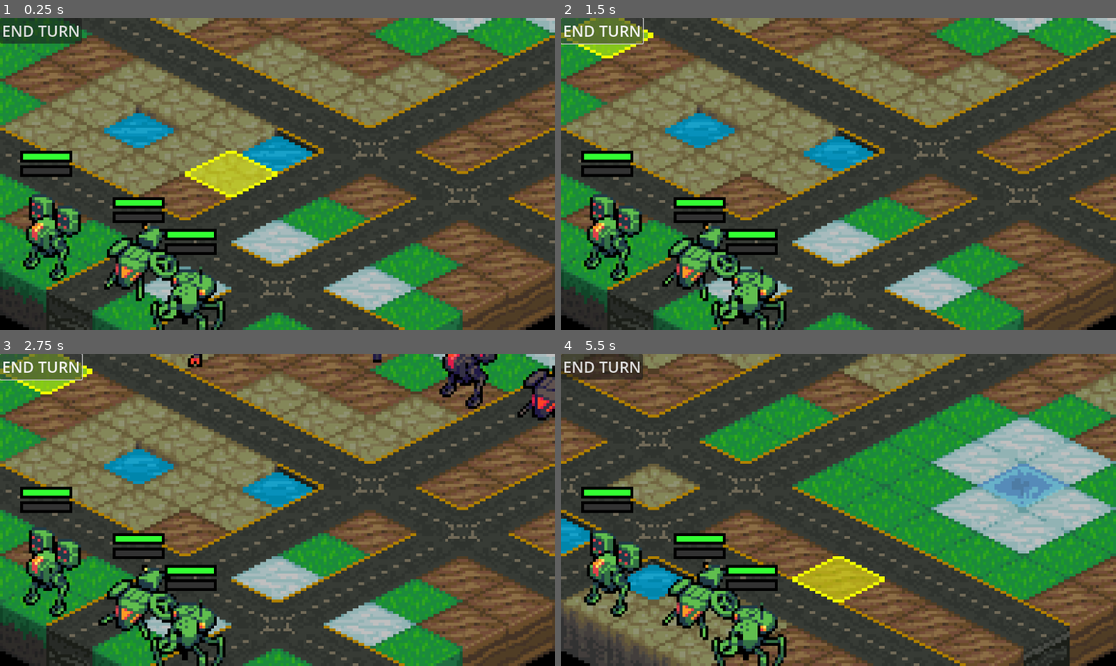
Above: before the commit, frames 1-4 (two rows, left to right).
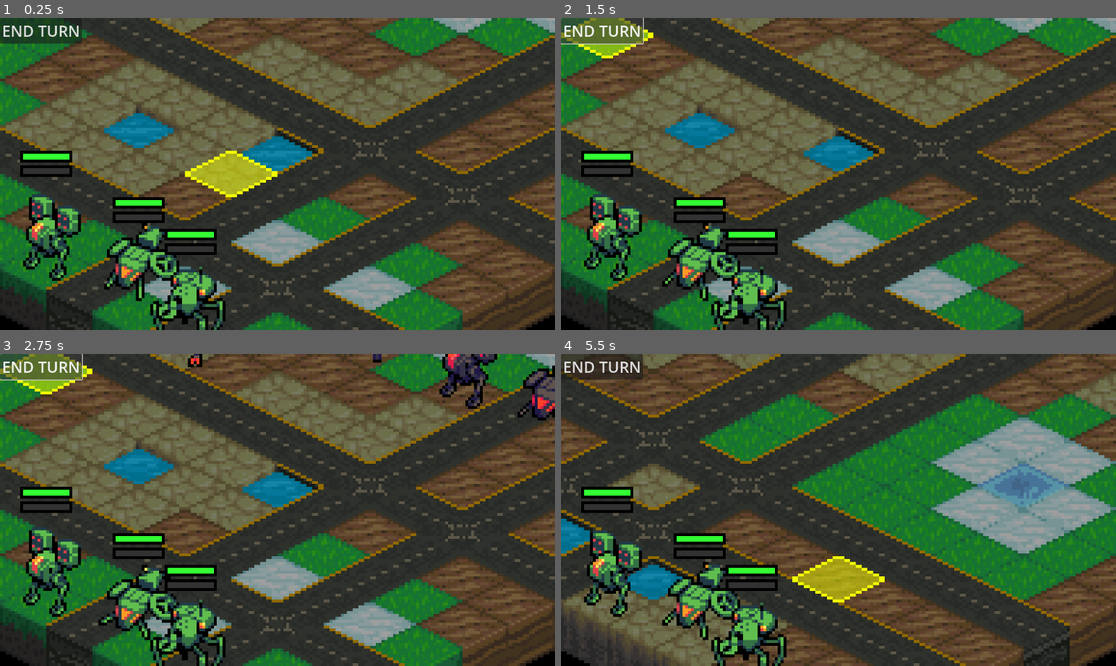
Above: after the commit, the same moments.

Repository: Tekknobot/Terrain
Game: Godot game, scene res://Scenes/Main.tscn
Same seed, same stepped clock (60 frames per second), same inputs: the game is played once before the commit and once after it.
Inputs (mouse positions are in pixels of both pictures, inside the frame that each line leads up to):
- Up to frame 1 (0.25 s): no input
- Up to frame 2 (1.5 s): click "END TURN" at 0.5 s; click "END TURN" at 1.25 s
- Up to frame 3 (2.75 s): click "END TURN" at 2 s
- Up to frame 4 (5.5 s): tap Enter at 2.75 s; move the mouse to (960, 494) at 2.77 s; click (960, 494) at 2.92 s; tap Space at 3.02, 3.77, 5.27 s; move the mouse to (727, 525) at 3.52 s; click (727, 525) at 3.67 s; move the mouse to (894, 441) at 4.27 s; click (894, 441) at 4.42 s; move the mouse to (810, 572) at 5.02 s; click (810, 572) at 5.17 s

The runs differ from the first frame. In frame 1, 12% of the frame differs, in the area x 0-100%, y 0-100%; in frame 2, 12%; in frame 3, 12%; in frame 4, 18%.

Commit message:
Seems not to crash.

Diff:
--- a/Scenes/Main.tscn
+++ b/Scenes/Main.tscn
@@ -180,7 +180,7 @@
 y_sort_enabled = true
 tile_set = SubResource("TileSet_k2046")
 format = 2
-layer_0/modulate = Color(0.787759, 0.787759, 0.787759, 1)
+layer_0/modulate = Color(0.652179, 0.65218, 0.65218, 1)
 layer_1/name = "Layer1"
 script = ExtResource("1_juvca")
 grid_width = 12
--- a/Scripts/TurnManager.gd
+++ b/Scripts/TurnManager.gd
@@ -38,6 +38,8 @@
 	_start_unit_action(team)
 
 func _start_unit_action(team):
+	active_units = active_units.filter(is_instance_valid)
+
 	while active_unit_index < active_units.size():
 		var unit = active_units[active_unit_index]
 
@@ -54,9 +56,7 @@
 			if unit.has_method("has_adjacent_enemy") and unit.has_adjacent_enemy():
 				print("⚔️ Enemy", unit.name, "has adjacent target. Skipping movement.")
 				unit.has_moved = true
-				await unit.auto_attack_adjacent()
-				await unit.execute_actions()
-				unit_finished_action(unit)
+				await _run_safe_enemy_action(unit)
 				return
 
 			var target = find_closest_enemy(unit)
@@ -118,6 +118,27 @@
 
 	end_turn()
 
+func _run_safe_enemy_action(unit):
+	await unit.auto_attack_adjacent()
+
+	# If the unit died while attacking (e.g. counter damage), skip its turn
+	if not is_instance_valid(unit):
+		print("☠️ Unit died during auto-attack. Skipping remaining actions.")
+		active_unit_index += 1
+		await get_tree().process_frame  # let the engine free nodes cleanly
+		_start_unit_action(turn_order[current_turn_index])
+		return
+
+	await unit.execute_actions()
+
+	if is_instance_valid(unit):
+		unit_finished_action(unit)
+	else:
+		print("☠️ Unit died during execution. Skipping.")
+		active_unit_index += 1
+		await get_tree().process_frame
+		_start_unit_action(turn_order[current_turn_index])
+
 func find_next_reachable_enemy(unit, exclude := []):
 	var candidates = []
 	for u in get_tree().get_nodes_in_group("Units"):
@@ -144,17 +165,22 @@
 
 func unit_finished_action(unit):
 	active_unit_index += 1
+	await get_tree().process_frame  # wait for any freed units to process
+	active_units = active_units.filter(is_instance_valid)  # clean up
 	_start_unit_action(turn_order[current_turn_index])
+
 
 func find_closest_enemy(unit) -> Node:
 	var closest: Node = null
-	var shortest: float = INF
+	var shortest := INF
 
-	for u in get_tree().get_nodes_in_group("Units") as Array:
+	for u in get_tree().get_nodes_in_group("Units"):
+		if not is_instance_valid(u):
+			continue
 		if u.is_player != unit.is_player:
-			var dist: float = unit.tile_pos.distance_to(u.tile_pos)
+			var dist = unit.tile_pos.distance_to(u.tile_pos)
 			if dist < shortest:
 				shortest = dist
 				closest = u
 
-	return closest
+	return closest if is_instance_valid(closest) else null
--- a/Scripts/Unit.gd
+++ b/Scripts/Unit.gd
@@ -189,11 +189,34 @@
 
 func die():
 	var tilemap = get_tree().get_current_scene().get_node("TileMap")
-	#tilemap.all_units.erase(self)
 	var explosion = preload("res://Scenes/VFX/Explosion.tscn").instantiate()
 	explosion.position = global_position + Vector2(0, -8)
 	tilemap.add_child(explosion)
+
+	# Check if this was the last unit on the team
+	await get_tree().process_frame  # Wait 1 frame before freeing
 	queue_free()
+
+	await get_tree().process_frame  # Let scene update
+
+	# 🧠 Check if game is over
+	var units = get_tree().get_nodes_in_group("Units")
+	var has_players = false
+	var has_enemies = false
+	for u in units:
+		if not is_instance_valid(u):
+			continue
+		if u.is_player:
+			has_players = true
+		else:
+			has_enemies = true
+
+	if not has_players or not has_enemies:
+		print("🏁 Game Over — One team has no remaining units.")
+		var tm = get_node_or_null("/root/TurnManager")
+		if tm:
+			tm.end_turn(true)  # We'll add this next
+
 
 func flash_white():
 	var sprite = $AnimatedSprite2D
@@ -243,17 +266,30 @@
 		has_moved = true
 		queued_move = Vector2i(-1, -1)
 
+		if not is_instance_valid(self):
+			print("☠️ Unit died after move")
+			return
+
 		# 🧠 Enemy auto-attacks after moving
 		if not is_player:
-			auto_attack_adjacent()
-
-	if queued_attack_target and is_instance_valid(queued_attack_target):
+			await auto_attack_adjacent()
+			if not is_instance_valid(self):
+				print("☠️ Unit died after auto-attack")
+				return
+
+	if queued_attack_target:
+		# 💥 Double-check target validity
+		if not is_instance_valid(queued_attack_target):
+			print("❌ Target no longer exists")
+			queued_attack_target = null
+			return
+
 		if queued_attack_target == self:
 			print("🚨 Cannot attack self")
 			queued_attack_target = null
 			return
 
-		# Face and animate attack...
+		# Face and animate attack
 		var dir = (queued_attack_target.tile_pos - tile_pos)
 		var sprite = get_node("AnimatedSprite2D")
 		if sprite and dir.x != 0:
@@ -265,17 +301,25 @@
 		if sprite:
 			sprite.play("attack")
 			await sprite.animation_finished
+			if not is_instance_valid(self):
+				print("☠️ Attacker died mid-attack")
+				return
 			sprite.play("default")
 
 		has_attacked = true
 		queued_attack_target = null
 
-	# ✅ Signal turn end if done
+	if not is_instance_valid(self):
+		print("☠️ Unit died before finishing turn")
+		return
+
+	# ✅ Signal end of turn for players
 	if is_player:
 		var tilemap = get_tree().get_current_scene().get_node("TileMap")
 		if tilemap.has_method("on_player_unit_done"):
 			tilemap.on_player_unit_done(self)
 
+
 func execute_all_player_actions():
 	var units := get_tree().get_nodes_in_group("Units").filter(func(u): return u.is_player)
 
